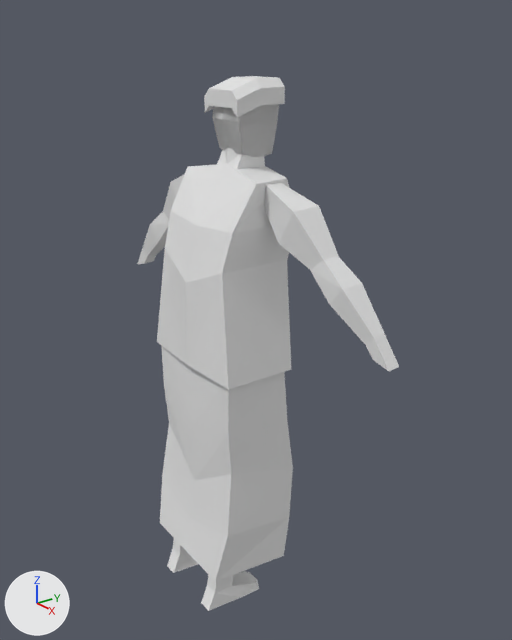
The Blender file OldLady_NPC.blend as it was, and as the next commit left it.
Before and after are seen from a 50 mm lens placed at (4.02, -2.57, 4.13), pointed at (0.04, 0.42, 2.17). Every picture has the same lights, and +X, +Y and +Z are marked at lower left.

The first picture shows 'Arms', 'Feet', 'Hair', 'Head', 'Legs', 'Torso'.
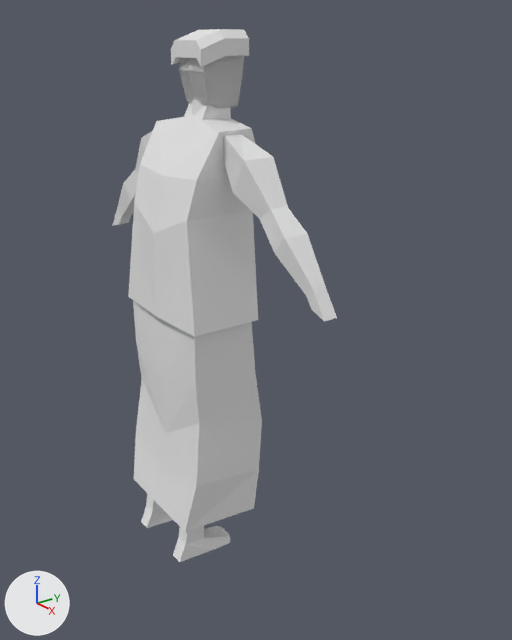
Changed parts and their boxes [x1, y1, x2, y2] in the pictures (512 x 640 px):
'Torso', reshaped, moved (67% wider)
    before: [157, 164, 291, 390]
    after: [112, 116, 337, 337]
'Legs', moved
    before: [160, 346, 293, 582]
    after: [133, 301, 262, 532]
'Arms', deleted
    before: [137, 175, 399, 371]
'Head', moved
    before: [212, 104, 279, 157]
    after: [179, 56, 244, 109]
'Hair', moved
    before: [204, 76, 285, 118]
    after: [171, 29, 249, 67]
'Feet', moved
    before: [167, 539, 259, 611]
    after: [141, 494, 230, 562]
'Neck', moved
    before: [217, 148, 265, 169]
    after: [184, 99, 231, 120]
part 1 of me_cube, added
    after: [112, 170, 337, 322]
part 2 of me_cube, built on
    before: [233, 178, 289, 233]
    after: [135, 128, 288, 219]

The edits, one by one:
me_cube is used by ob_torso; location (0.01, 0.137, 2.784); rotation (0.0, 0.0, 1.552), in degrees (0, 0, 89); scale (0.578, 0.757, 0.83).
me_cube had 19 vertices, 13 faces and spanned x -0.54..0.68, y 0.0..0.66, z -1.0..0.68.
me_cube now has 50 vertices, 35 faces and spans x -0.54..0.68, y 0.0..1.91, z -1.0..0.68.
me_cube part 1: a new loose piece of 16 vertices spanning x 0.03..0.34, y 1.06..1.91, z -0.6..0.1, in mat_material_002 (its picture is missing).
Part 2, on me_cube:
3 vertices are removed from x 0.0..0.51, y 0.0..0.56, z 0.6..0.68.
3 faces are deleted.
18 vertices are added at x 0.01..0.41, y 0.49..1.24, z -0.04..0.57.
11 new faces join them.
Object 'Torso' (ob_torso) moves from (0.01, 0.137, 2.784) to (-0.296, 0.072, 3.08).
Object 'Arms' (ob_arms) is deleted.
